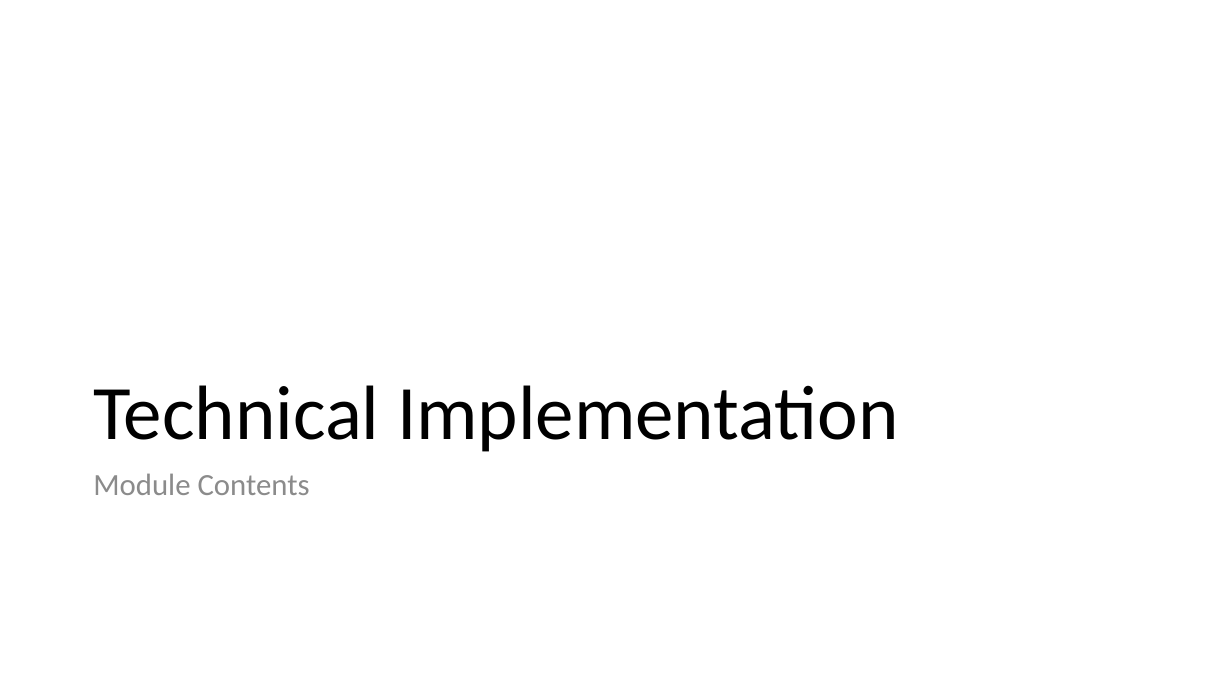
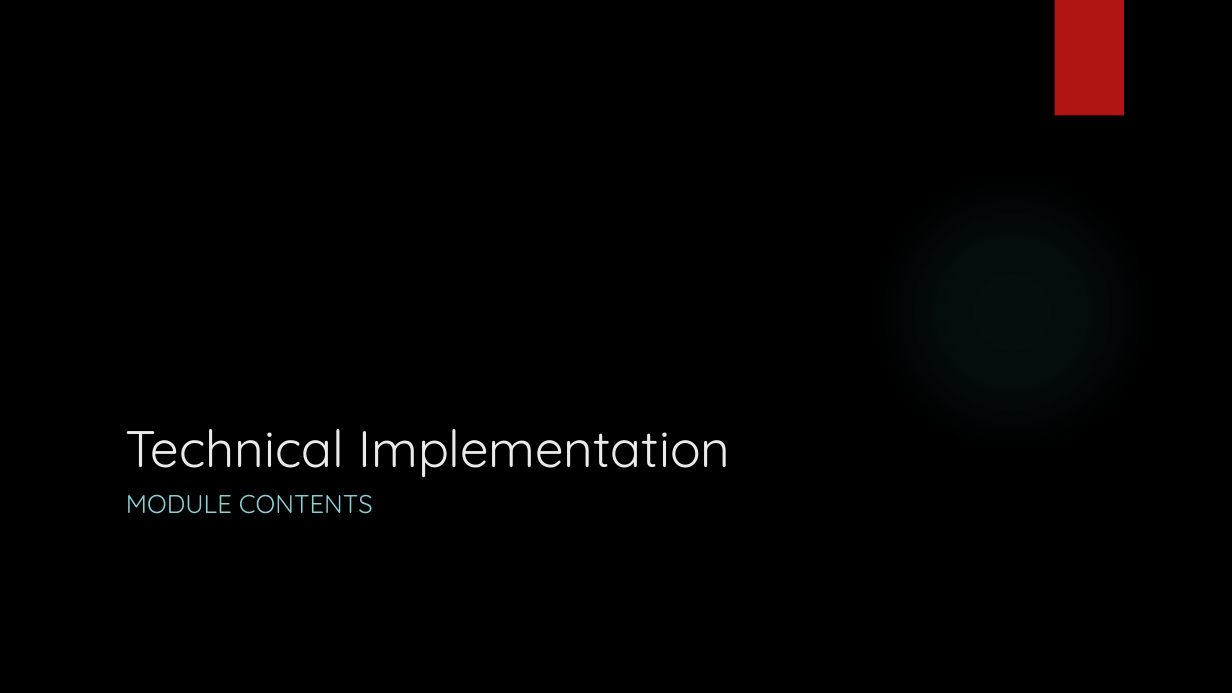
Before and after one commit to buildmotion/custom-angular-modules, a slide deck: slide 36 of presentation/custom-angular-modules.pptx (slide 28 before the commit). Drawn at 1232x693 pixels with LibreOffice and Linux fonts; fonts in the diff are those of the drawing; background and template pictures are left out. Boxes give left, top, right and bottom in pixels: in the first picture for what was removed or moved away, otherwise in the second. Text is boxed around its words. In the diff, an @@ line names an element or a change of style, - is before the commit and + after.

Commit message:
content for module types; outline updates;

```diff
--- a/presentation/custom-angular-modules.pptx
+++ b/presentation/custom-angular-modules.pptx
@@ background #FFFFFF to picture (left out) @@
@@ rectangle added at (1055, 0, 1124, 116), fill #B01513 @@
@@ ellipse added at (870, 169, 1154, 454), fill gradient #50B9C1 @@
@@ title "Technical Implementation": place and size @@
-title "Technical Implementation" at (93, 385, 899, 452)
+title "Technical Implementation" at (126, 429, 730, 478)
@@ title "Technical Implementation" at (126, 429, 730, 478): size 60 to 40 pt, font Calibri to Quicksand, text colour #000000 to #EBEBEB; line spacing 0.9 to 1 @@
@@ text at (126, 494, 373, 514): text changed; size 24 to 20 pt; font Calibri to Quicksand; text colour #8C8C8C to #8AD0D6 @@
-Module Contents
+MODULE CONTENTS
```
Also in this commit, not shown: 50 other slides changed, 8 slides added.
